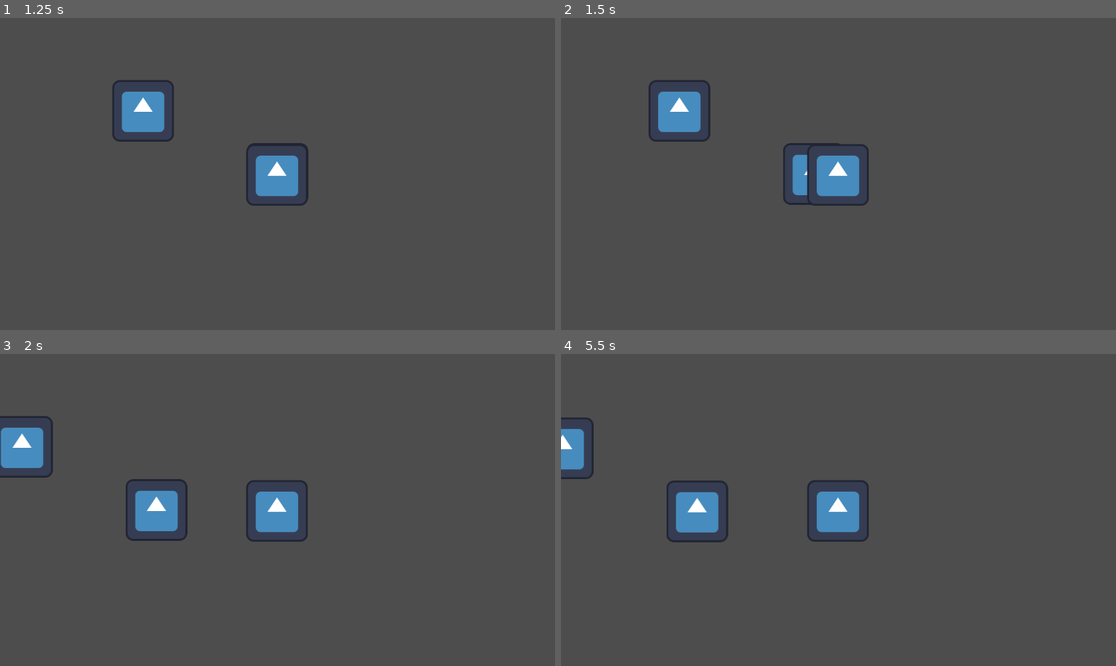
Above: before the commit, frames 1-4 (two rows, left to right).
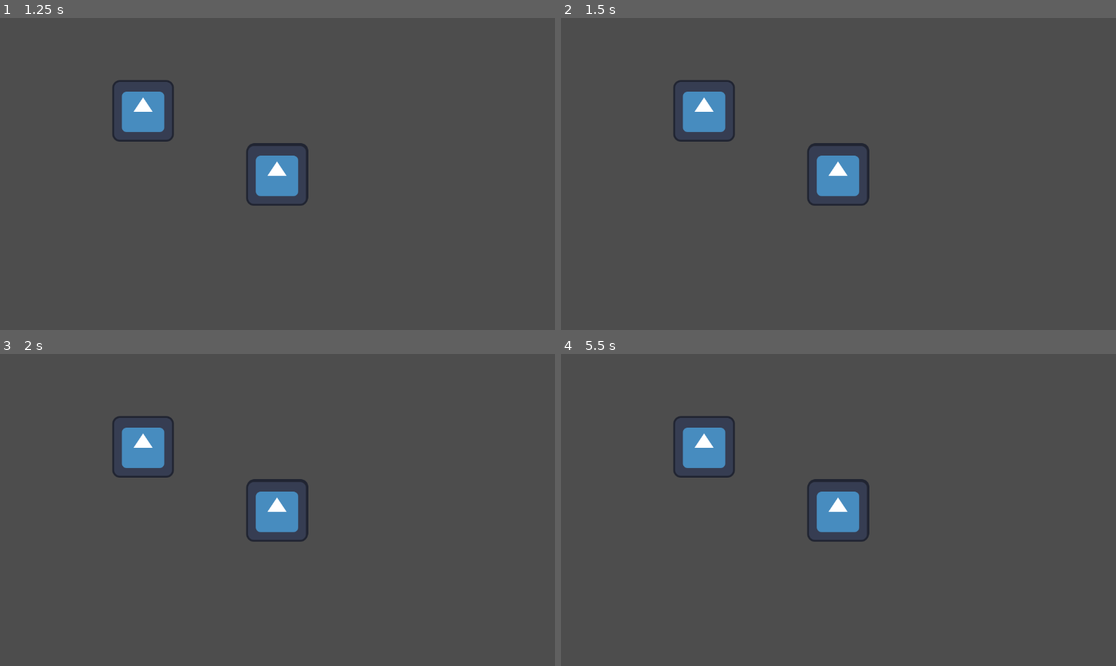
Above: after the commit, the same moments.

Repository: Theis-Mathiassen/CreateFall2023
Game: Godot game, scene res://UI/MainMenu.tscn
Two runs of this game, one before a commit and one after it. Both use one fixed random seed, a clock stepped at 60 frames per second and the inputs below. The engine's default icon, where the game draws it, is replaced by a stand-in: a white triangle on a blue panel in a dark square.
Inputs (mouse positions are in pixels of both pictures, inside the frame that each line leads up to):
- Up to frame 1 (1.25 s): click (283, 198) at 0.5 s
- Up to frame 2 (1.5 s): tap Enter at 1.25 s; move the mouse to (960, 158) at 1.27 s; hold Right (ui_right) from 1.28 s (still down); tap 3 (3, bound only after the commit) at 1.35 s
- Up to frame 3 (2 s): keep holding Right (ui_right); click (399, 494) at 1.55 s
- Up to frame 4 (5.5 s): move the mouse to (727, 525) at 2.02 s; release Right (ui_right) at 2.03 s; hold Down (ui_down) 2.03-2.78 s; click (727, 525) at 2.1 s; tap 3 (3, bound only after the commit) at 2.3, 2.85, 3.8, 4.35, 5.3 s; move the mouse to (894, 441) at 2.77 s; hold Right (ui_right) 2.78-3.53 s; click (894, 441) at 3.05 s; move the mouse to (810, 572) at 3.52 s; hold Up (ui_up) 3.53-4.28 s; click (810, 572) at 3.6 s; tap Space at 4.25 s; move the mouse to (1005, 556) at 4.27 s; hold Left (ui_left) from 4.28 s (still down); click (1005, 556) at 4.55 s; move the mouse to (672, 463) at 5.02 s; click (672, 463) at 5.1 s

Frame 1 is identical in both runs. In frame 2, 2.0% of the frame differs, in the area x 15-56%, y 19-60%; in frame 3, 3.8%, in the area x 0-56%, y 19-60%; in frame 4, 3.3%.

Commit message:
throw dynamite

Diff:
--- a/Player/player.tscn
+++ b/Player/player.tscn
@@ -19,3 +19,6 @@
 shape = SubResource("RectangleShape2D_qbma6")
 
 [node name="Camera2D" type="Camera2D" parent="."]
+
+[node name="Marker2D" type="Marker2D" parent="."]
+position = Vector2(62, -61)
--- /dev/null
+++ b/Throwables/dynamite.gd
@@ -0,0 +1,20 @@
+extends Area2D
+
+@export var speed = 300
+
+# Called when the node enters the scene tree for the first time.
+func _ready():
+	set_as_top_level(true)
+	pass # Replace with function body.
+
+
+# Called every frame. 'delta' is the elapsed time since the previous frame.
+func _process(delta):
+	position += (Vector2.RIGHT*speed).rotated(rotation) * delta
+
+	pass
+
+
+func _on_visible_on_screen_enabler_2d_screen_exited():
+	queue_free()
+	pass # Replace with function body.
--- /dev/null
+++ b/Throwables/dynamite.tscn
@@ -0,0 +1,24 @@
+[gd_scene load_steps=4 format=3 uid="uid://ngrb7qqjkhcp"]
+
+[ext_resource type="Script" path="res://Throwables/dynamite.gd" id="1_2r82p"]
+[ext_resource type="Texture2D" uid="uid://c5necl7bp4dqa" path="res://icon.svg" id="2_w2rrn"]
+
+[sub_resource type="RectangleShape2D" id="RectangleShape2D_w5lrf"]
+size = Vector2(10, 36)
+
+[node name="dynamite" type="Area2D"]
+script = ExtResource("1_2r82p")
+
+[node name="Sprite2D" type="Sprite2D" parent="."]
+modulate = Color(0, 0, 0, 1)
+scale = Vector2(0.0915833, 0.283203)
+texture = ExtResource("2_w2rrn")
+
+[node name="CollisionShape2D" type="CollisionShape2D" parent="."]
+shape = SubResource("RectangleShape2D_w5lrf")
+
+[node name="VisibleOnScreenEnabler2D" type="VisibleOnScreenEnabler2D" parent="."]
+position = Vector2(0, 0.5)
+scale = Vector2(0.5, 0.15)
+
+[connection signal="screen_exited" from="VisibleOnScreenEnabler2D" to="." method="_on_visible_on_screen_enabler_2d_screen_exited"]
--- a/World/CharacterBody2D.gd
+++ b/World/CharacterBody2D.gd
@@ -1,19 +1,24 @@
 extends CharacterBody2D
 
-@export var max_speed = 400
+@export var max_speed = 600
 @export var friction = 1000
 @export var acceleration = 2500
 
 #@onready var animated_sprite_2d = $AnimatedSprite2D
+@onready var marker_2d = $Marker2D
 
 var input = Vector2.ZERO
+
+var dynamite_equipped = true
+var dynamite_off_cooldown = true
+var dynamite = preload("res://Throwables/dynamite.tscn")
 
 func _physics_process(delta):
 	player_movement(delta)
 
 func get_input():
-	input.x = int(Input.is_action_pressed("ui_right")) - int(Input.is_action_pressed("ui_left"))
-	input.y = int(Input.is_action_pressed("ui_down")) - int(Input.is_action_pressed("ui_up"))
+	input.x = int(Input.is_action_pressed("right")) - int(Input.is_action_pressed("left"))
+	input.y = int(Input.is_action_pressed("down")) - int(Input.is_action_pressed("up"))
 	return input.normalized()
 
 func player_movement(delta):
@@ -34,3 +39,22 @@
 		velocity = velocity.limit_length(max_speed)
 
 	move_and_slide()
+
+	if Input.is_action_just_pressed("3"):
+		if dynamite_equipped:
+			dynamite_equipped = false
+		else:
+			dynamite_equipped = true
+
+	var mouse_pos = get_global_mouse_position()
+	marker_2d.look_at(mouse_pos)
+
+	if Input.is_action_just_pressed("left_mouse") and dynamite_off_cooldown and dynamite_equipped:
+		dynamite_off_cooldown = false
+		var dynamite_instance = dynamite.instantiate()
+		dynamite_instance.rotation = marker_2d.rotation
+		dynamite_instance.global_position = marker_2d.global_position
+		add_child(dynamite_instance)
+
+		await get_tree().create_timer(0.4).timeout
+		dynamite_off_cooldown = true
--- a/project.godot
+++ b/project.godot
@@ -19,6 +19,39 @@
 
 project/assembly_name="CreateFall2023"
 
+[input]
+
+up={
+"deadzone": 0.5,
+"events": [Object(InputEventKey,"resource_local_to_scene":false,"resource_name":"","device":-1,"window_id":0,"alt_pressed":false,"shift_pressed":false,"ctrl_pressed":false,"meta_pressed":false,"pressed":false,"keycode":87,"physical_keycode":0,"key_label":0,"unicode":119,"echo":false,"script":null)
+]
+}
+down={
+"deadzone": 0.5,
+"events": [Object(InputEventKey,"resource_local_to_scene":false,"resource_name":"","device":-1,"window_id":0,"alt_pressed":false,"shift_pressed":false,"ctrl_pressed":false,"meta_pressed":false,"pressed":false,"keycode":0,"physical_keycode":83,"key_label":0,"unicode":115,"echo":false,"script":null)
+]
+}
+left={
+"deadzone": 0.5,
+"events": [Object(InputEventKey,"resource_local_to_scene":false,"resource_name":"","device":-1,"window_id":0,"alt_pressed":false,"shift_pressed":false,"ctrl_pressed":false,"meta_pressed":false,"pressed":false,"keycode":0,"physical_keycode":65,"key_label":0,"unicode":97,"echo":false,"script":null)
+]
+}
+right={
+"deadzone": 0.5,
+"events": [Object(InputEventKey,"resource_local_to_scene":false,"resource_name":"","device":-1,"window_id":0,"alt_pressed":false,"shift_pressed":false,"ctrl_pressed":false,"meta_pressed":false,"pressed":false,"keycode":0,"physical_keycode":68,"key_label":0,"unicode":100,"echo":false,"script":null)
+]
+}
+left_mouse={
+"deadzone": 0.5,
+"events": [Object(InputEventMouseButton,"resource_local_to_scene":false,"resource_name":"","device":-1,"window_id":0,"alt_pressed":false,"shift_pressed":false,"ctrl_pressed":false,"meta_pressed":false,"button_mask":1,"position":Vector2(593, 12),"global_position":Vector2(601, 96),"factor":1.0,"button_index":1,"canceled":false,"pressed":true,"double_click":false,"script":null)
+]
+}
+3={
+"deadzone": 0.5,
+"events": [Object(InputEventKey,"resource_local_to_scene":false,"resource_name":"","device":-1,"window_id":0,"alt_pressed":false,"shift_pressed":false,"ctrl_pressed":false,"meta_pressed":false,"pressed":false,"keycode":0,"physical_keycode":51,"key_label":0,"unicode":51,"echo":false,"script":null)
+]
+}
+
 [rendering]
 
 renderer/rendering_method="gl_compatibility"
